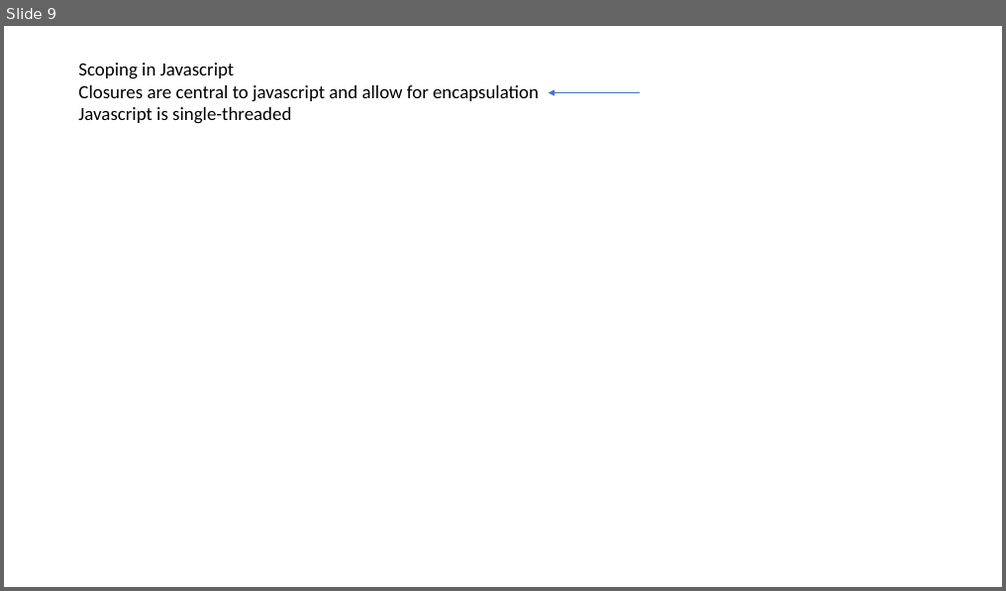
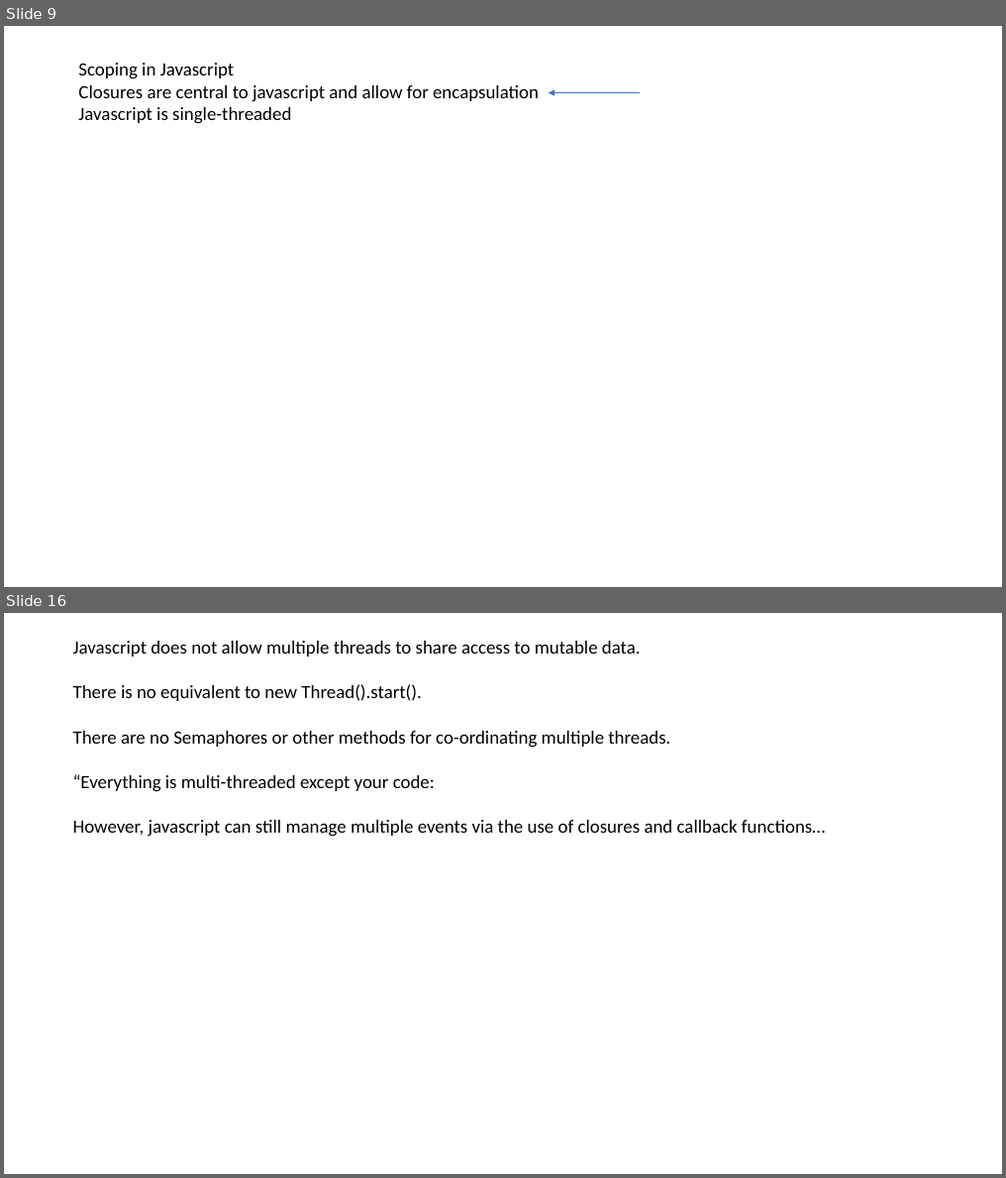
Before and after one commit to afodor/afodor.github.io, a slide deck: classes/prog2017/Prog3-Lecture25.pptx. Shown one above the other, each under a label of ours: slide 9 before the commit, slides 9 and 16 after it; the slides between them are not shown. The pictures are 1006x591 and 1006x1178 pixels, drawn with LibreOffice and Linux fonts; fonts in the diff are those of the drawing. Boxes give left, top, right and bottom in pixels: in the first picture for what was removed or moved away, otherwise in the second. Text is boxed around its words. In the diff, an @@ line names an element or a change of style, - is before the commit and + after.

```diff
--- a/classes/prog2017/Prog3-Lecture25.pptx
+++ b/classes/prog2017/Prog3-Lecture25.pptx
@@ slide 16 added at (4, 613, 1002, 1174), background #FFFFFF @@
@@ text added at (73, 641, 825, 837), 18 pt, text #000000 @@
+Javascript does not allow multiple threads to share access to mutable data.
+There is no equivalent to new Thread().start().
+There are no Semaphores or other methods for co-ordinating multiple threads.
+“Everything is multi-threaded except your code:
+However, javascript can still manage multiple events via the use of closures and callback functions…
```
Also in this commit, not shown: 6 other slides added.
